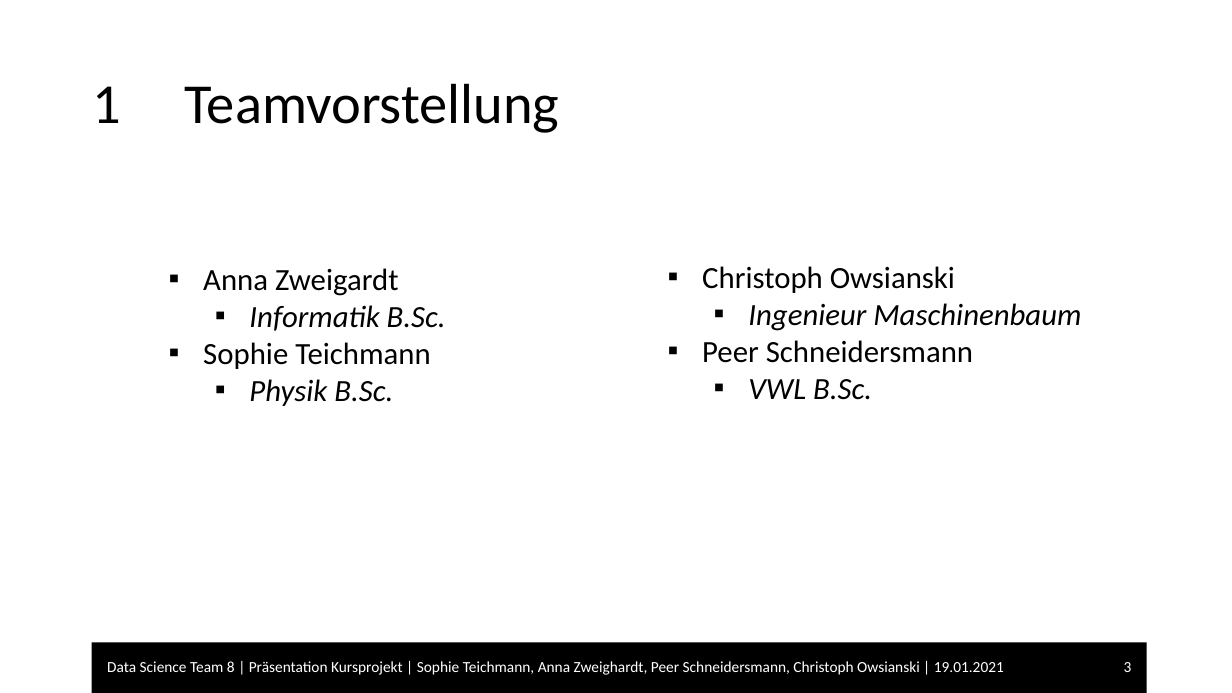
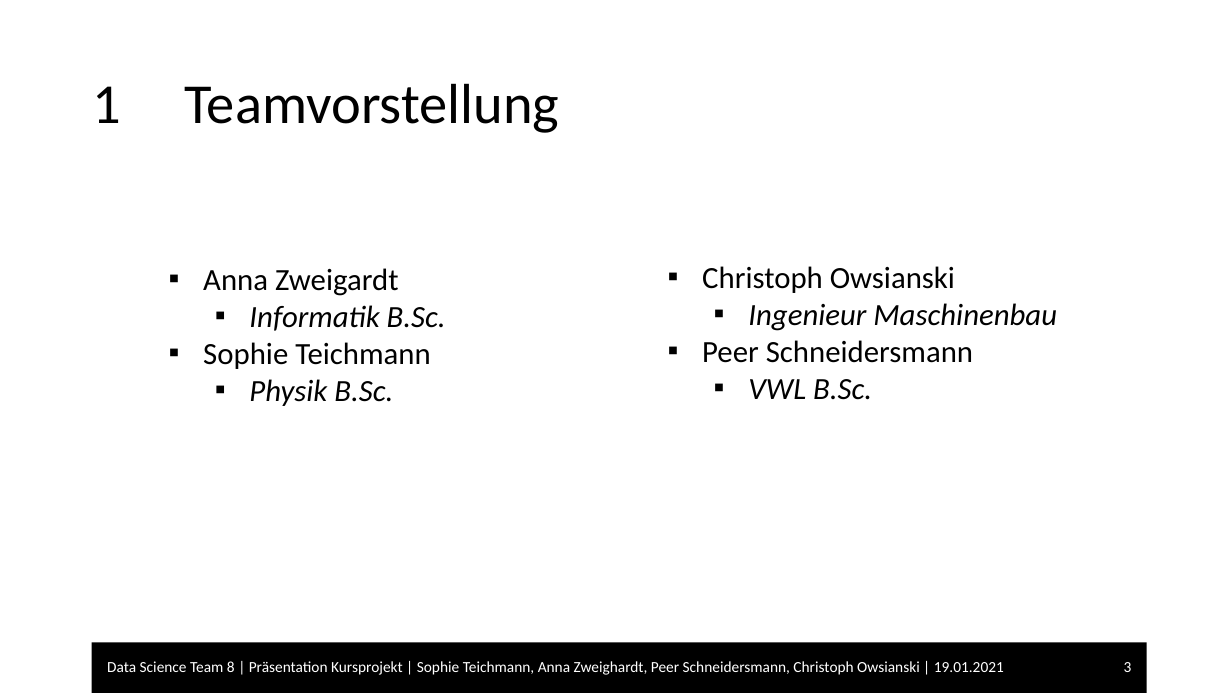
Before and after one commit to christophson3/Data-science-Team-8, a slide deck: slide 3 of Präsentation_Kursprojekt_Team8.pptx. Drawn at 1232x693 pixels with LibreOffice and Linux fonts; fonts in the diff are those of the drawing; background and template pictures are left out. Boxes give left, top, right and bottom in pixels: in the first picture for what was removed or moved away, otherwise in the second. Text is boxed around its words. In the diff, an @@ line names an element or a change of style, - is before the commit and + after.

```diff
--- a/Präsentation_Kursprojekt_Team8.pptx
+++ b/Präsentation_Kursprojekt_Team8.pptx
@@ text at [748, 303, 1057, 331]: text changed @@
-  ▪ Ingenieur Maschinenbaum
+  ▪ Ingenieur Maschinenbau
```
Also in this commit, not shown: 1 other slide changed, 1 slide added.
